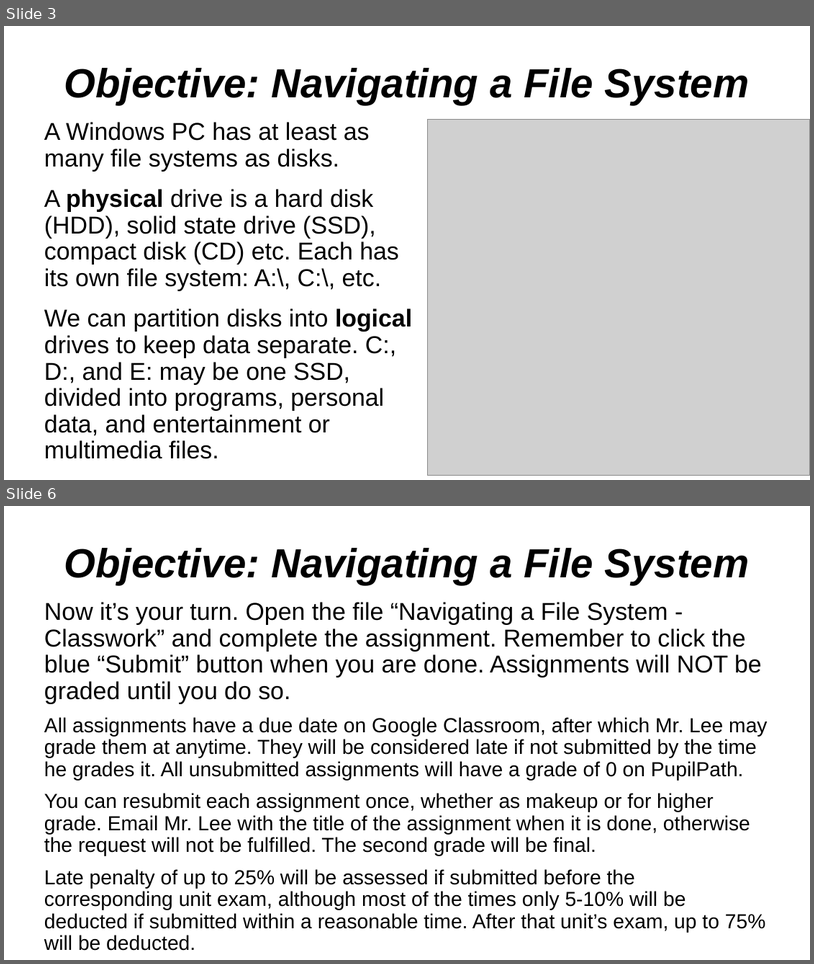
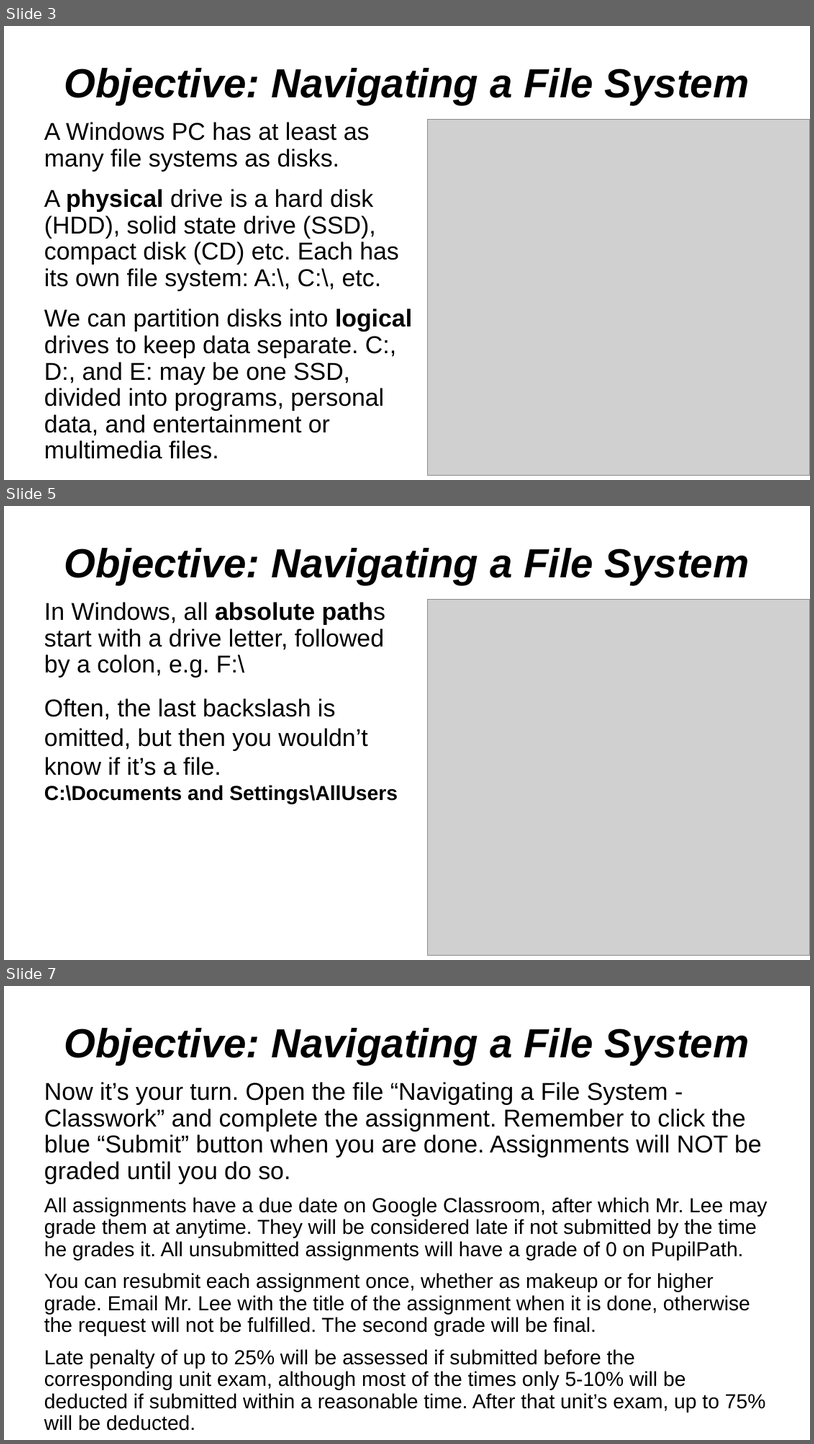
Before and after one commit to hunter-teacher-cert/summer-2020-topics-project-select-rw_tl-from-database, a slide deck: CLI-lesson/Navigating a File System.pptx. Shown one above the other, each under a label of ours: slides 3 and 6 before the commit, slides 3, 5 and 7 after it; the slides between them are not shown. The pictures are 814x964 and 814x1444 pixels, drawn with LibreOffice and Linux fonts; fonts in the diff are those of the drawing; grey boxes stand for pictures. Boxes give left, top, right and bottom in pixels: in the first picture for what was removed or moved away, otherwise in the second. Text is boxed around its words. In the diff, an @@ line names an element or a change of style, - is before the commit and + after.

```diff
--- a/CLI-lesson/Navigating a File System.pptx
+++ b/CLI-lesson/Navigating a File System.pptx
@@ slide 5 added at (x1=4, y1=506, x2=810, y2=960), background #FFFFFF @@
@@ text added at (x1=64, y1=548, x2=750, y2=585), 40 pt, text #000000, bold, italic @@
+Objective: Navigating a File System
@@ text added at (x1=44, y1=602, x2=398, y2=804), 24 pt, text #000000 @@
+In Windows, all absolute paths start with a drive letter, followed by a colon, e.g. F:\
+Often, the last backslash is omitted, but then you wouldn’t know if it’s a file.
+C:\Documents and Settings\AllUsers
@@ picture added at (x1=427, y1=599, x2=810, y2=955) @@
@@ what was slide 6 is now slide 7 @@
```
Also in this commit, not shown: 2 slides changed, 1 other slide added, 3 other files.
